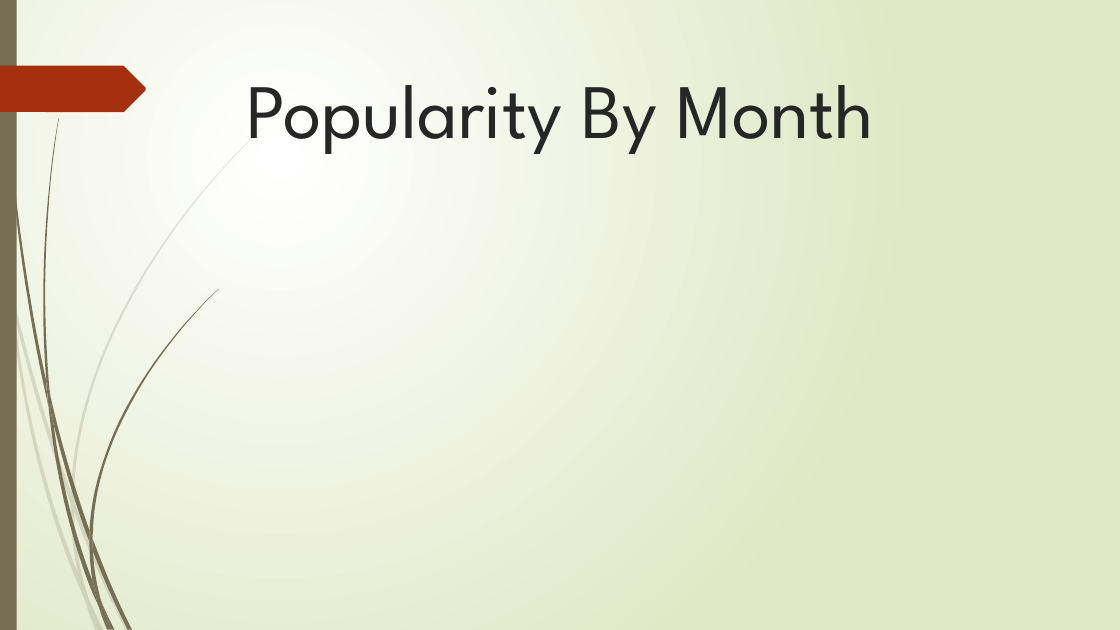
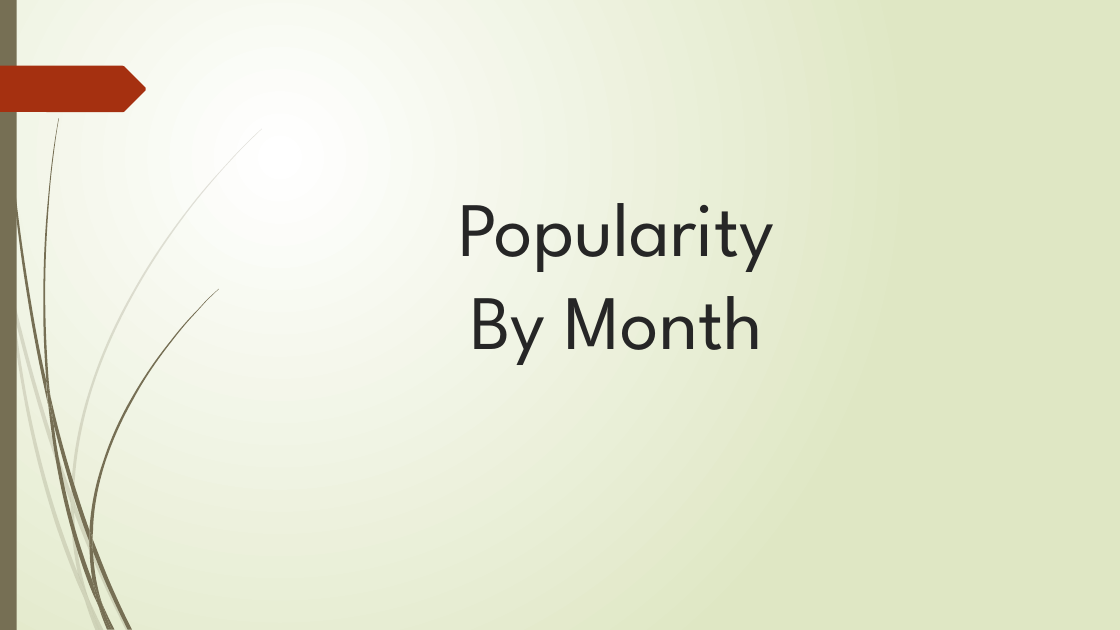
Before and after one commit to jnesteruck/rev-proj2, a slide deck: slide 14 of analysis-phase/Project_2.pptx. Drawn at 1120x630 pixels with LibreOffice and Linux fonts; fonts in the diff are those of the drawing. Boxes give left, top, right and bottom in pixels: in the first picture for what was removed or moved away, otherwise in the second. Text is boxed around its words. In the diff, an @@ line names an element or a change of style, - is before the commit and + after.

```diff
--- a/analysis-phase/Project_2.pptx
+++ b/analysis-phase/Project_2.pptx
@@ title "Popularity By Month": place and size @@
-title "Popularity By Month" at [247, 85, 874, 154]
+title "Popularity By Month" at [458, 203, 774, 365]
@@ title "Popularity By Month" at [458, 203, 774, 365]: alignment left to centre @@
```
Also in this commit, not shown: 5 other slides changed, 2 slides added, 1 slide removed.
